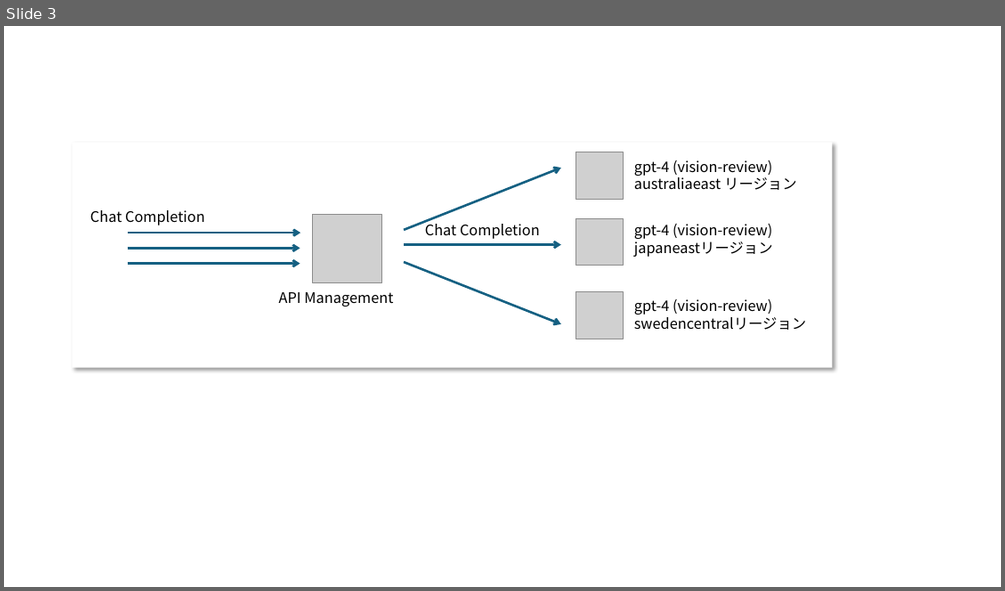
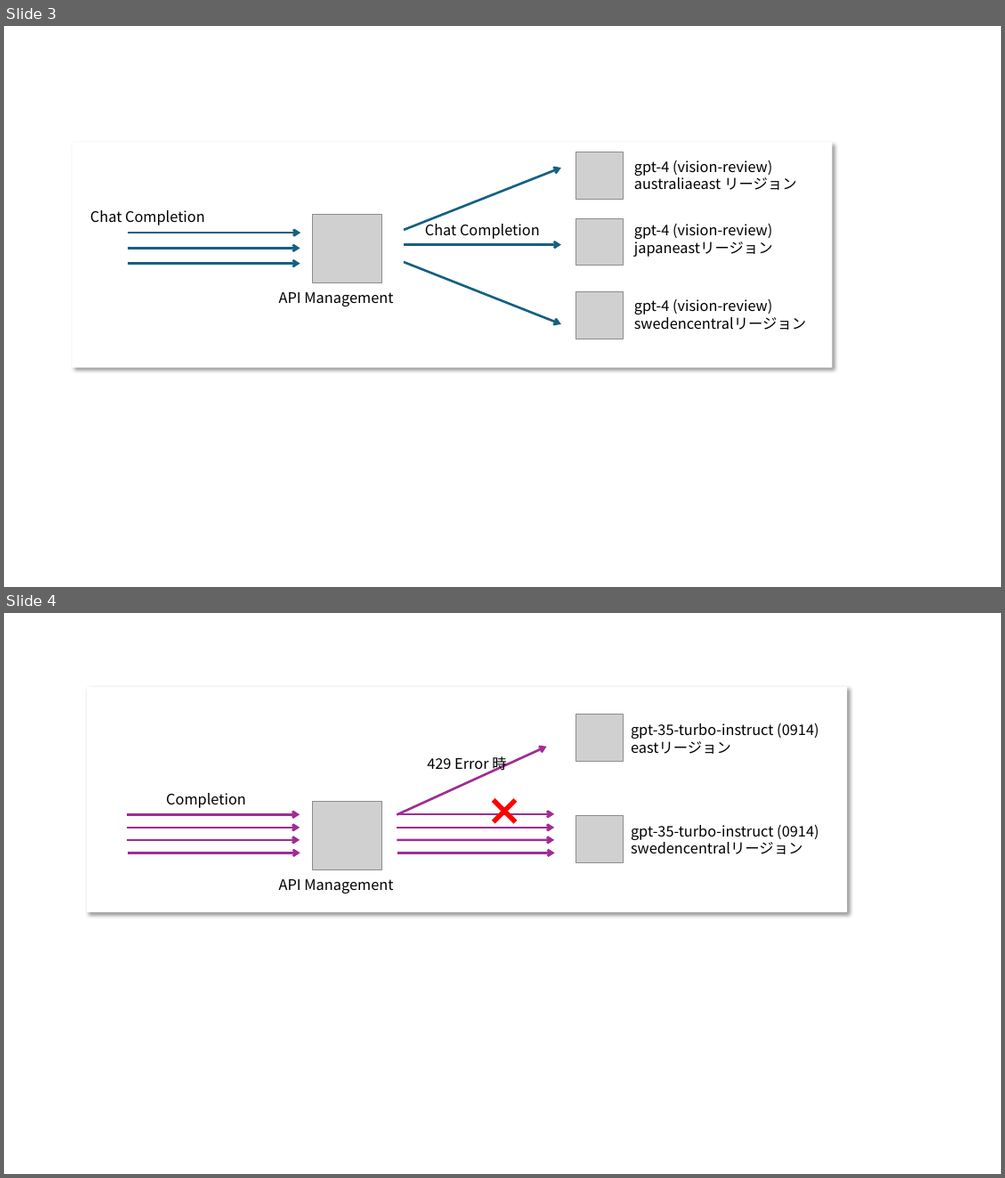
Before and after one commit to ayuina/ainaba-csa-blog, a slide deck: apim-aoai-pattern/images/figures.pptx. Shown one above the other, each under a label of ours: slide 3 before the commit, slides 3 and 4 after it. The pictures are 1005x591 and 1005x1178 pixels, drawn with LibreOffice and Linux fonts; fonts in the diff are those of the drawing; grey boxes stand for pictures. Boxes give left, top, right and bottom in pixels: in the first picture for what was removed or moved away, otherwise in the second. Text is boxed around its words. In the diff, an @@ line names an element or a change of style, - is before the commit and + after.

```diff
--- a/apim-aoai-pattern/images/figures.pptx
+++ b/apim-aoai-pattern/images/figures.pptx
@@ slide 4 added at (4,613,1001,1174), background #FFFFFF @@
@@ rectangle added at (87,687,848,912), fill #FFFFFF @@
@@ picture added at (576,714,623,761) @@
@@ text added at (631,722,818,754), 14 pt, text #000000 @@
+gpt-35-turbo-instruct (0914)
+eastリージョン
@@ arrow added from (396, 815) to (547, 747), #A02B93 2.25 pt @@
@@ text added at (427,755,506,774), 14 pt, text #000000 @@
+429 Error 時
@@ text added at (166,793,246,808), 14 pt, text #000000 @@
+Completion
@@ cross added at (484,789,526,831), fill #FF0000 @@
@@ arrow added from (127, 814) to (299, 814), #A02B93 2.25 pt @@
@@ picture added at (313,801,381,869) @@
@@ arrow added from (396, 814) to (554, 814), #A02B93 2.25 pt @@
@@ picture added at (576,816,623,863) @@
@@ text added at (631,824,818,854), 14 pt, text #000000 @@
+gpt-35-turbo-instruct (0914)
+swedencentralリージョン
@@ arrow added from (127, 827) to (299, 827), #A02B93 2.25 pt @@
@@ arrow added from (127, 840) to (299, 840), #A02B93 2.25 pt @@
@@ arrow added from (396, 827) to (554, 827), #A02B93 2.25 pt @@
@@ arrow added from (396, 840) to (554, 840), #A02B93 2.25 pt @@
@@ arrow added from (128, 853) to (300, 853), #A02B93 2.25 pt @@
@@ text added at (279,879,393,893), 14 pt, text #000000 @@
+API Management
@@ arrow added from (397, 853) to (555, 853), #A02B93 2.25 pt @@
```
Also in this commit, not shown: 6 other files.
